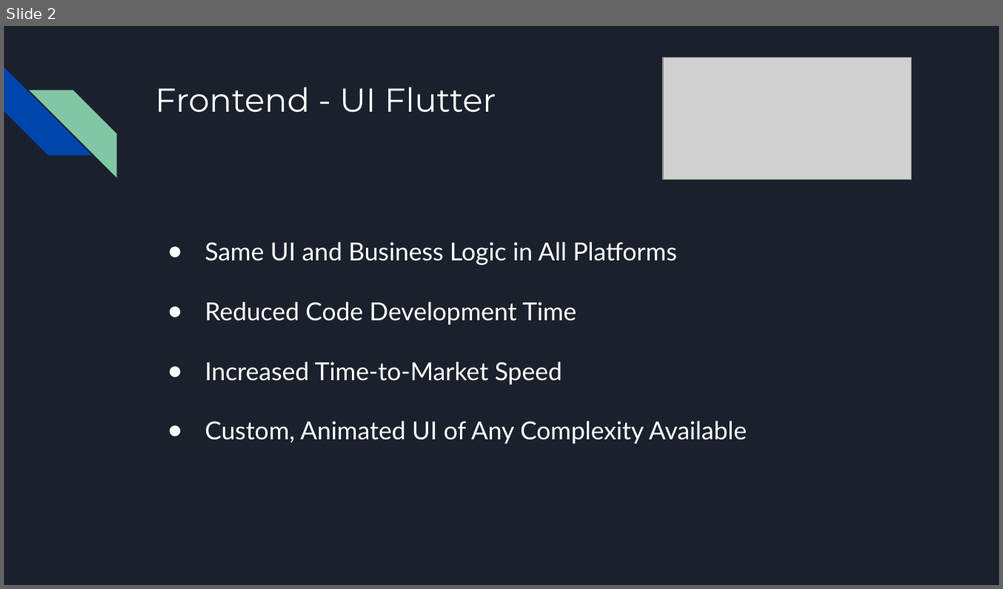
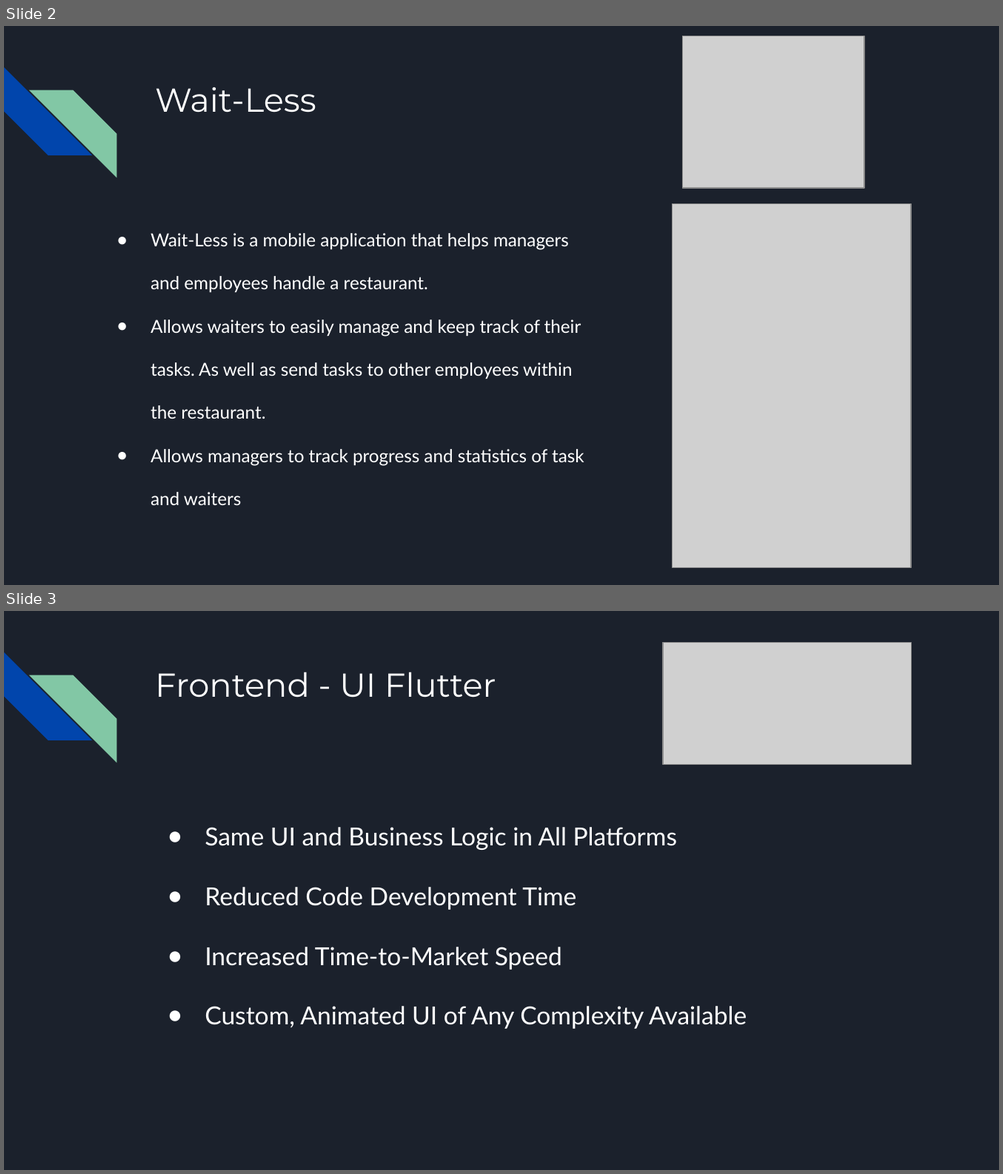
Before and after one commit to bggolden11/Wait-Less, a slide deck: Code/Wait-Less Presentation.pptx. Shown one above the other, each under a label of ours: slide 2 before the commit, slides 2 and 3 after it. The pictures are 1003x589 and 1003x1174 pixels, drawn with LibreOffice and Linux fonts; fonts in the diff are those of the drawing; grey boxes stand for pictures. Boxes give left, top, right and bottom in pixels: in the first picture for what was removed or moved away, otherwise in the second. Text is boxed around its words. In the diff, an @@ line names an element or a change of style, - is before the commit and + after.

```diff
--- a/Code/Wait-Less Presentation.pptx
+++ b/Code/Wait-Less Presentation.pptx
@@ slide 2 added at (4, 26, 999, 585), background #1B212C; not listed: 2 template elements that a slide beside it also shows @@
@@ picture added at (683, 36, 865, 188) @@
@@ title added at (155, 87, 316, 113), 24 pt, text #FFFFFF @@
+Wait-Less
@@ picture added at (672, 204, 911, 568) @@
@@ text added at (151, 233, 584, 506), 13 pt, text #FFFFFF @@
+● Wait-Less is a mobile application that helps managers and employees handle a restaurant.
+● Allows waiters to easily manage and keep track of their tasks. As well as send tasks to other employees within the restaurant.
+● Allows managers to track progress and statistics of task and waiters
@@ what was slide 2 is now slide 3 @@
```
Also in this commit, not shown: 3 slides changed, 2 other files.
